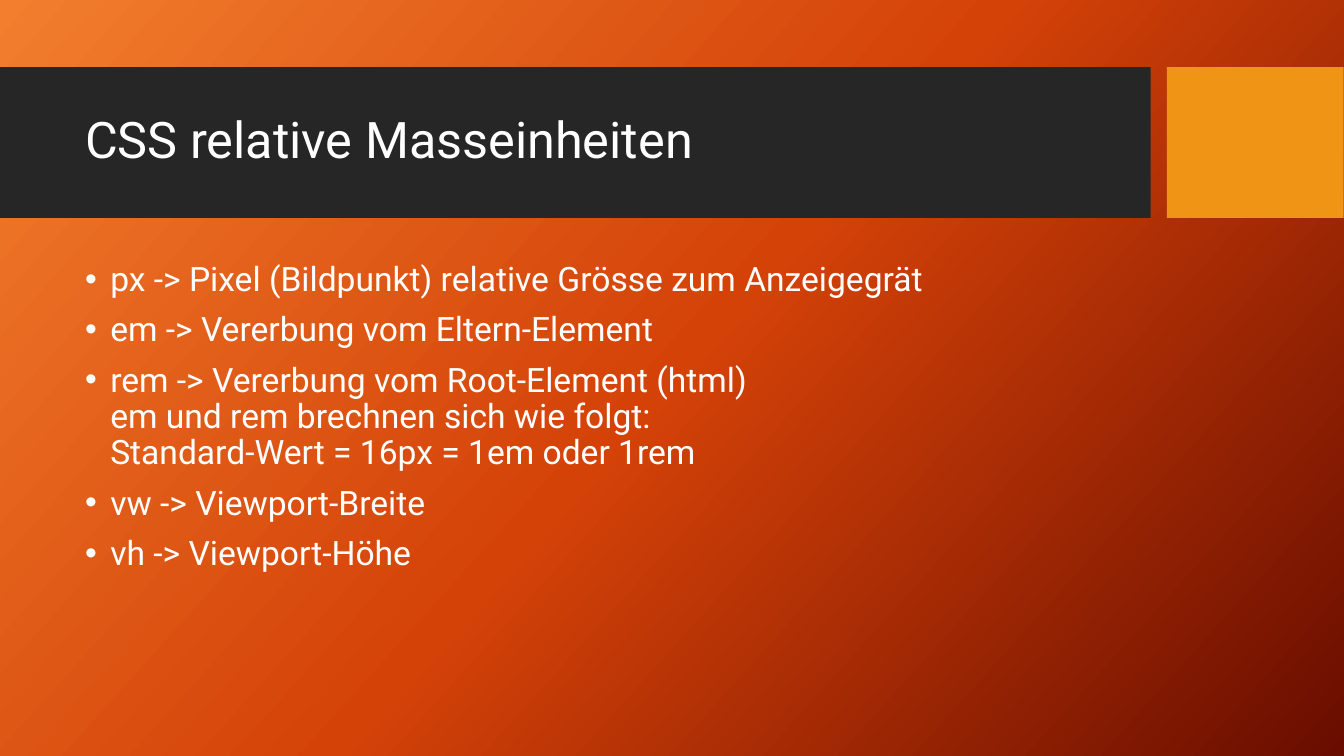
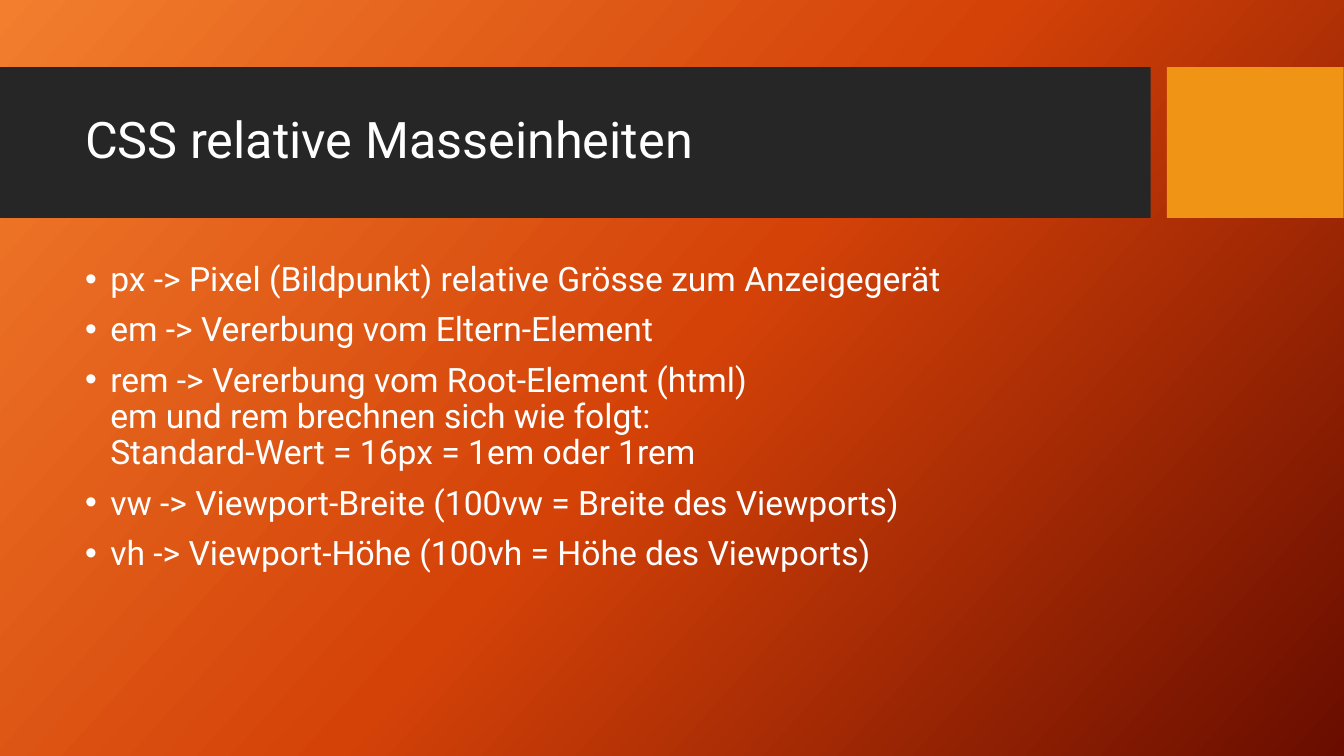
Before and after one commit to TomFrey/htmlCssBasicUebungen, a slide deck: slide 49 of html Schulung.pptx. Drawn at 1344x756 pixels with LibreOffice and Linux fonts; fonts in the diff are those of the drawing; background and template pictures are left out. Boxes give left, top, right and bottom in pixels: in the first picture for what was removed or moved away, otherwise in the second. Text is boxed around its words. In the diff, an @@ line names an element or a change of style, - is before the commit and + after.

```diff
--- a/html Schulung.pptx
+++ b/html Schulung.pptx
@@ text at [110, 264, 940, 299]: text changed @@
-• px -> Pixel (Bildpunkt) relative Grösse zum Anzeigegrät
+• px -> Pixel (Bildpunkt) relative Grösse zum Anzeigegerät
@@ text at [110, 488, 899, 573]: text changed @@
-• vw -> Viewport-Breite
-• vh -> Viewport-Höhe
+• vw -> Viewport-Breite (100vw = Breite des Viewports)
+• vh -> Viewport-Höhe (100vh = Höhe des Viewports)
```
Also in this commit, not shown: 3 other slides changed, 4 slides added, 3 other files.
